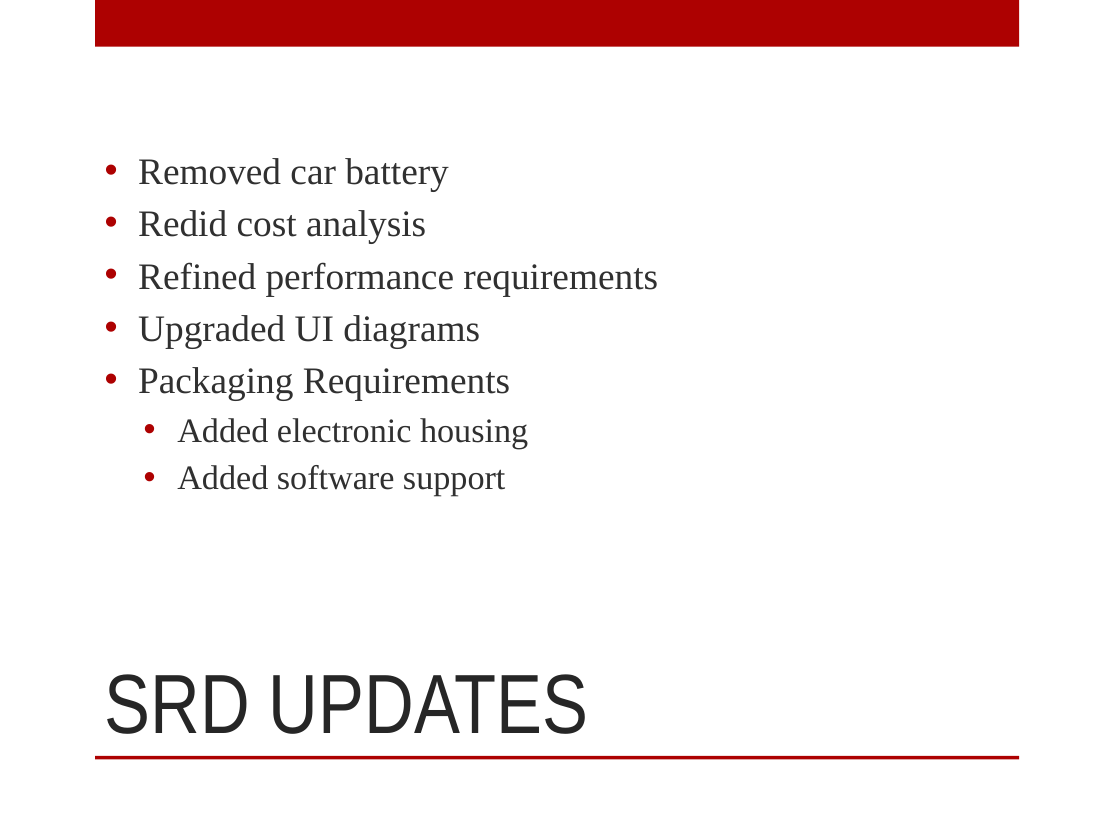
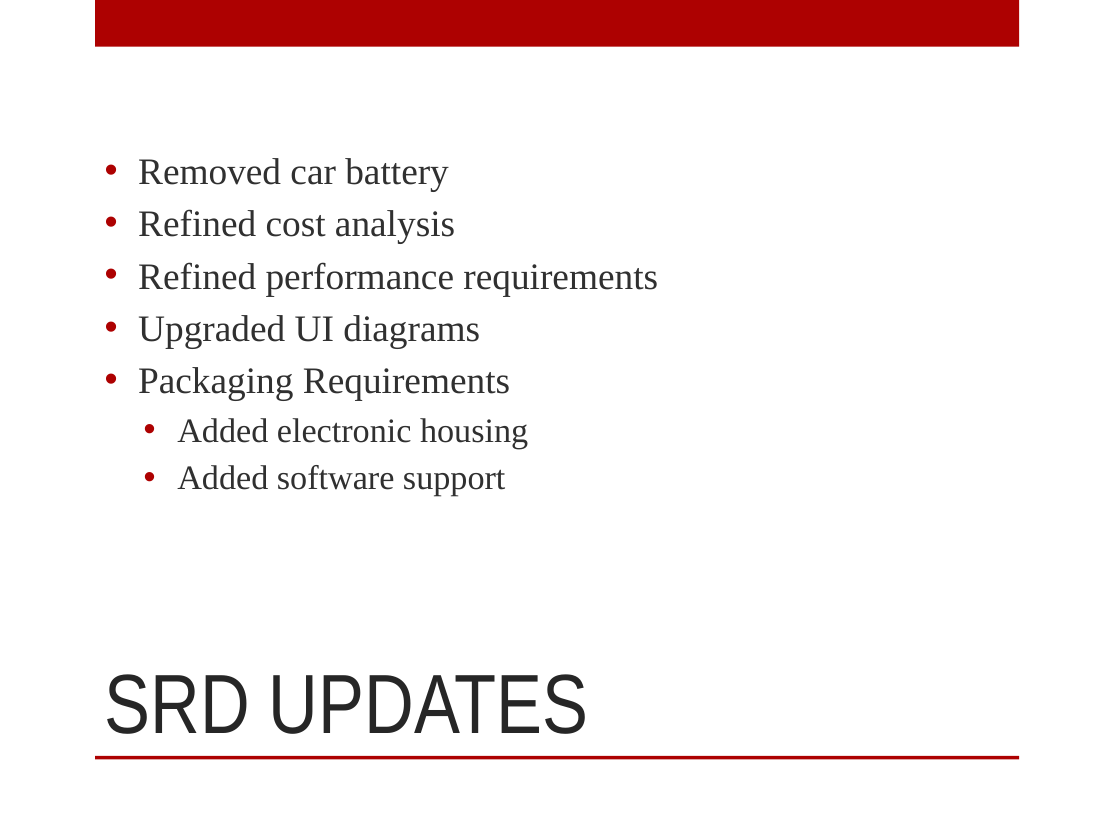
Before and after one commit to mtoledo2000/SlidingProfiler, a slide deck: slide 2 of Presentations/Team Status Report 8-3-12.pptx. Drawn at 1120x840 pixels with LibreOffice and Linux fonts; fonts in the diff are those of the drawing; background and template pictures are left out. Boxes give left, top, right and bottom in pixels: in the first picture for what was removed or moved away, otherwise in the second. Text is boxed around its words. In the diff, an @@ line names an element or a change of style, - is before the commit and + after.

Commit message:
ppt

```diff
--- a/Presentations/Team Status Report 8-3-12.pptx
+++ b/Presentations/Team Status Report 8-3-12.pptx
@@ text at [138, 209, 455, 244]: text changed @@
-• Redid cost analysis
+• Refined cost analysis
```
